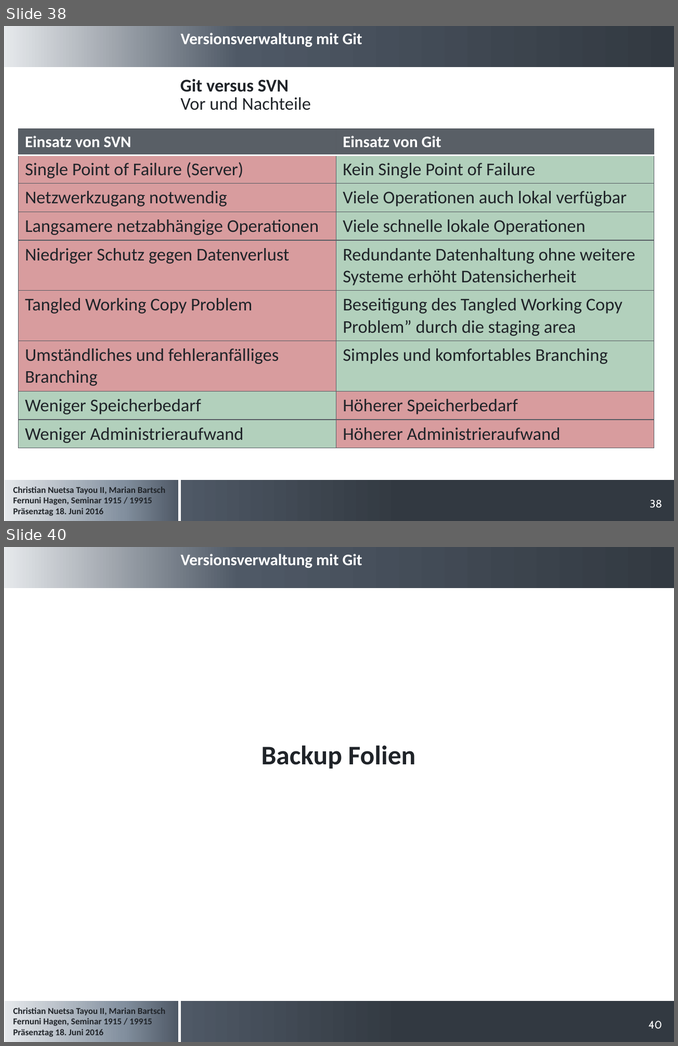
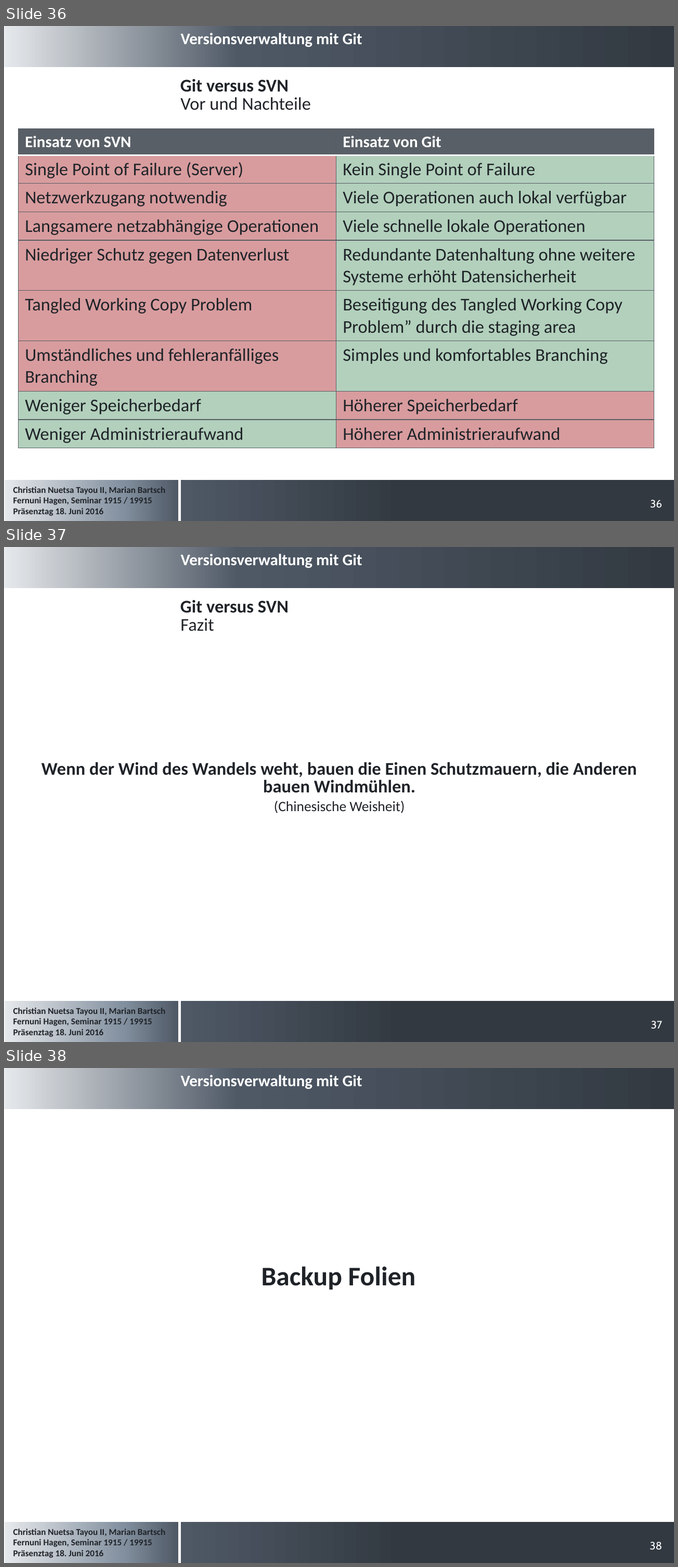
Before and after one commit to cristallin/git-project-seminar, a slide deck: Präsentation_Seminararbeit.pptx. Shown one above the other, each under a label of ours: slides 38 and 40 before the commit, slides 36, 37 and 38 after it; the slides between them are not shown. The pictures are 678x1046 and 678x1567 pixels, drawn with LibreOffice and Linux fonts; fonts in the diff are those of the drawing; background and template pictures are left out. Boxes give left, top, right and bottom in pixels: in the first picture for what was removed or moved away, otherwise in the second. Text is boxed around its words. In the diff, an @@ line names an element or a change of style, - is before the commit and + after.

```diff
--- a/Präsentation_Seminararbeit.pptx
+++ b/Präsentation_Seminararbeit.pptx
@@ slide 37 added at bbox=[4, 547, 674, 1042], background #FFFFFF; not listed: 5 template elements that a slide beside it also shows @@
@@ title added at bbox=[180, 600, 288, 613], 20 pt, text #1F2328, bold @@
+Git versus SVN
@@ text added at bbox=[180, 618, 214, 631], 20 pt, text #1F2328 @@
+Fazit
@@ text added at bbox=[41, 762, 637, 813], 20 pt, text #1F2328, bold @@
+Wenn der Wind des Wandels weht, bauen die Einen Schutzmauern, die Anderen bauen Windmühlen.
+(Chinesische Weisheit)
@@ page number added at bbox=[651, 1021, 662, 1029], 12 pt, text #FFFFFF @@
+37
@@ what was slide 38 is now slide 36 @@
@@ page number at bbox=[650, 500, 662, 508]: text changed @@
-38
+36
@@ what was slide 40 is now slide 38 @@
@@ page number at bbox=[649, 1542, 662, 1550]: text changed @@
-40
+38
```
Also in this commit, not shown: 3 slides changed, 1 other slide added, 3 slides removed.
